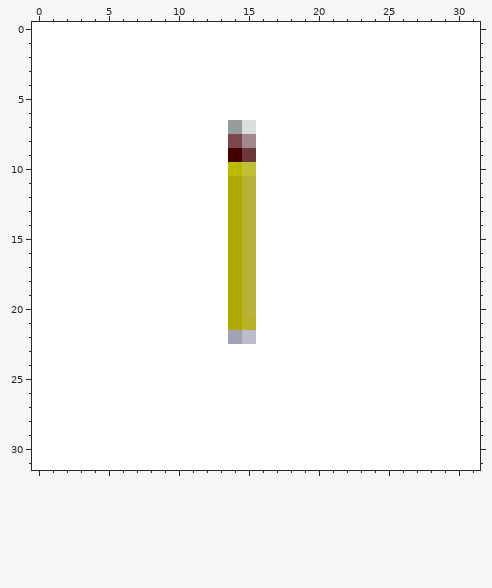
Pixel-art sprite: icons/TPolyLineTool.png. The first picture shows the starting point.
The file is 32x32 pixels. Colours within 5 levels of each other are drawn and written as one.
After the commit:
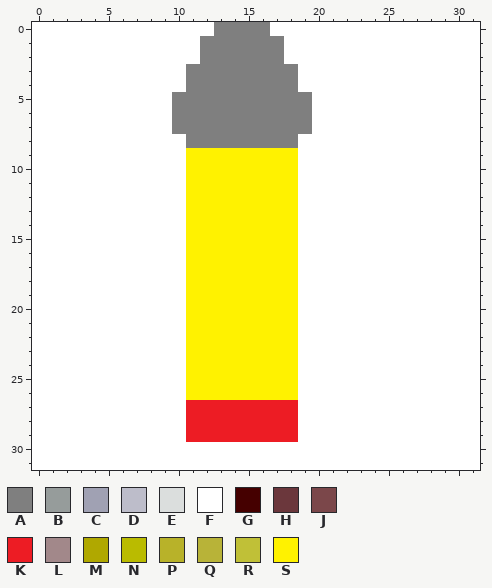
Palette (. is transparent): A #7f7f7f  B #969c9b  C #a0a1b3  D #bdbdca  E #dbdedd  F #ffffff  G #450000  H #6b373c  J #7b474a  K #ed1c24  L #a2888a  M #b0a800  N #babb00  P #b8b229  Q #b8b338  R #c0c037  S #fff200
What changed:
y 0: x 13..16 FFFF -> AAAA
y 1..2: x 12..17 FFFFFF -> AAAAAA
y 3..4: x 11..18 FFFFFFFF -> AAAAAAAA
y 5..6: x 10..19 FFFFFFFFFF -> AAAAAAAAAA
y 7: x 10..19 FFFFBEFFFF -> AAAAAAAAAA
y 8: x 11..18 FFFJLFFF -> AAAAAAAA
y 9: x 11..18 FFFGHFFF -> SSSSSSSS
y 10: x 11..18 FFFNRFFF -> SSSSSSSS
y 11..20: x 11..18 FFFMQFFF -> SSSSSSSS
y 21: x 11..18 FFFMPFFF -> SSSSSSSS
y 22: x 11..18 FFFCDFFF -> SSSSSSSS
y 23..26: x 11..18 FFFFFFFF -> SSSSSSSS
y 27..29: x 11..18 FFFFFFFF -> KKKKKKKK
Boxes around the changes in both pictures, in picture pixels (x1, y1, x2, y2):
changed: (172, 22, 312, 442)
